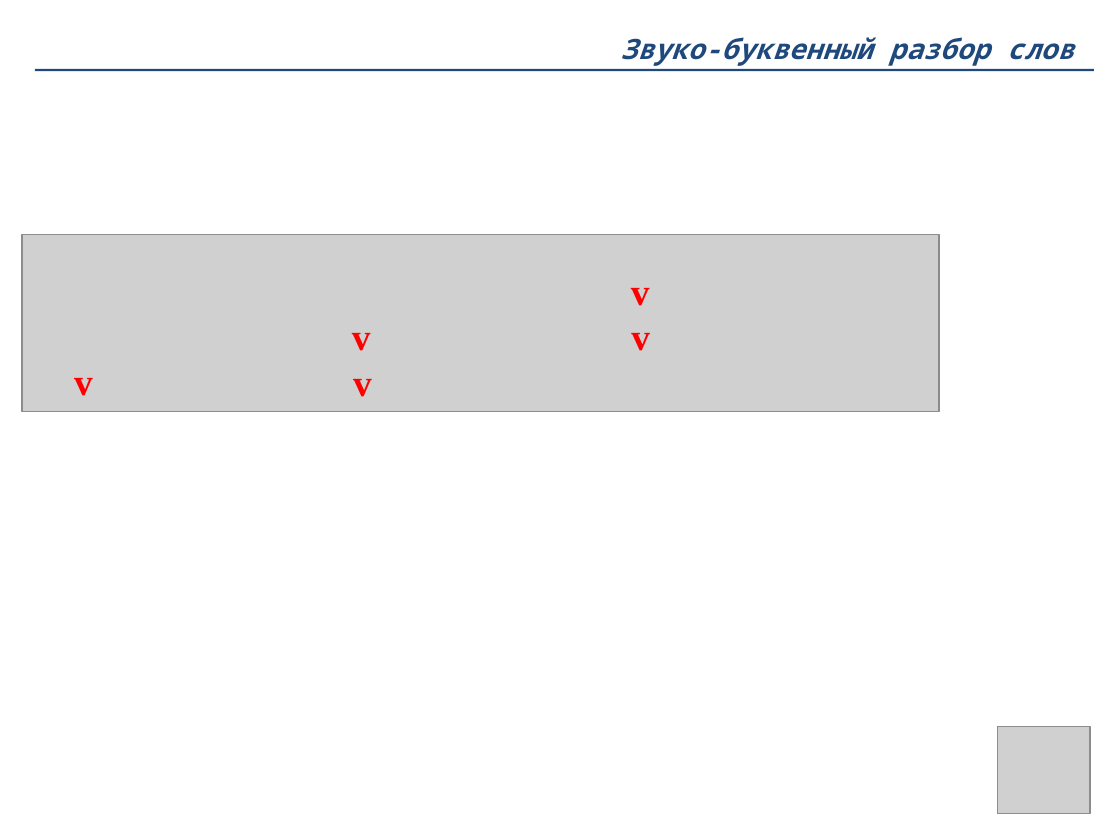
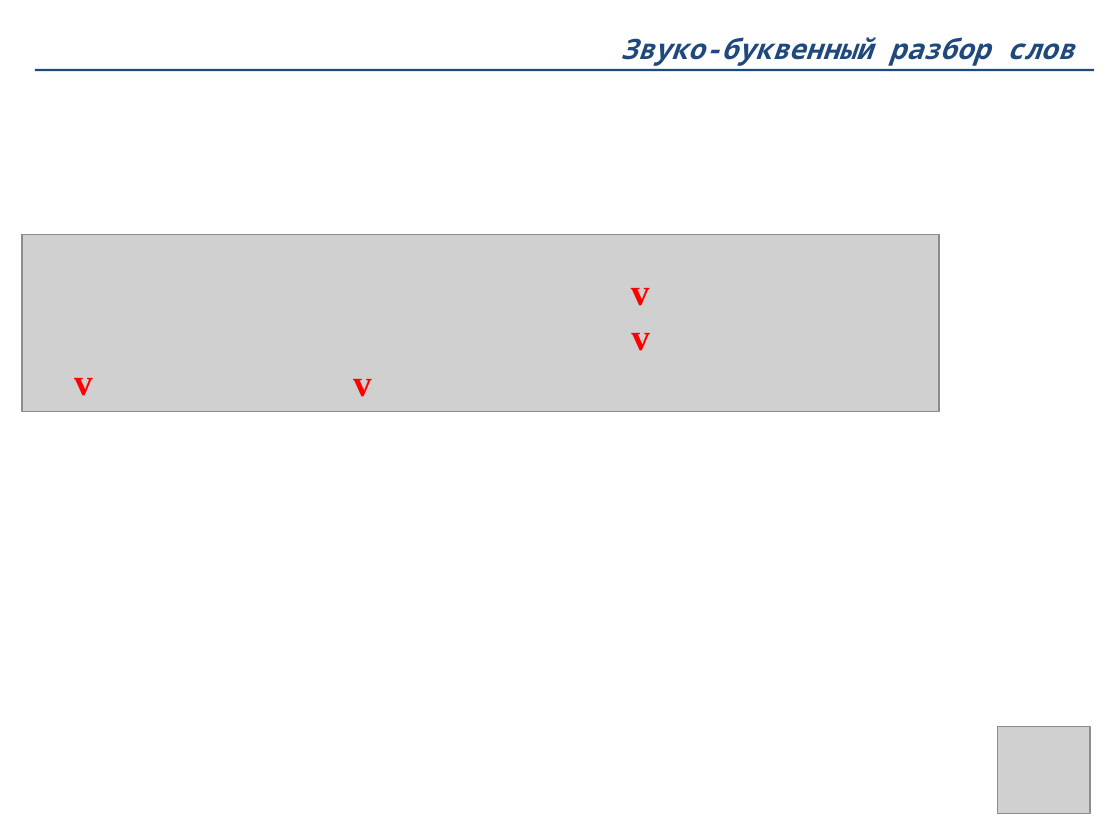
Before and after one commit to dkuzminov/polnikova, a slide deck: slide 24 of 4-lessons_correct/2.pps. Drawn at 1120x840 pixels with LibreOffice and Linux fonts; fonts in the diff are those of the drawing; grey boxes stand for pictures. Boxes give left, top, right and bottom in pixels: in the first picture for what was removed or moved away, otherwise in the second. Text is boxed around its words. In the diff, an @@ line names an element or a change of style, - is before the commit and + after.

Commit message:
Remove checkbox in the last slide

```diff
--- a/4-lessons_correct/2.pps
+++ b/4-lessons_correct/2.pps
@@ text removed at (352,333,371,351) @@
-v
```
